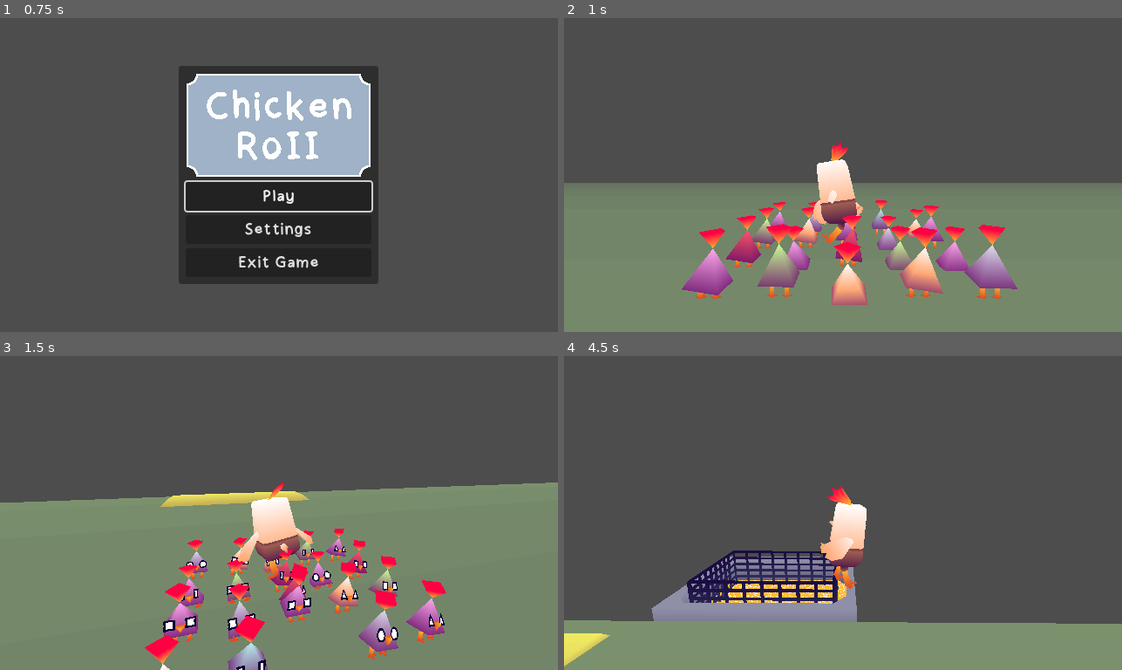
Above: before the commit, frames 1-4 (two rows, left to right).
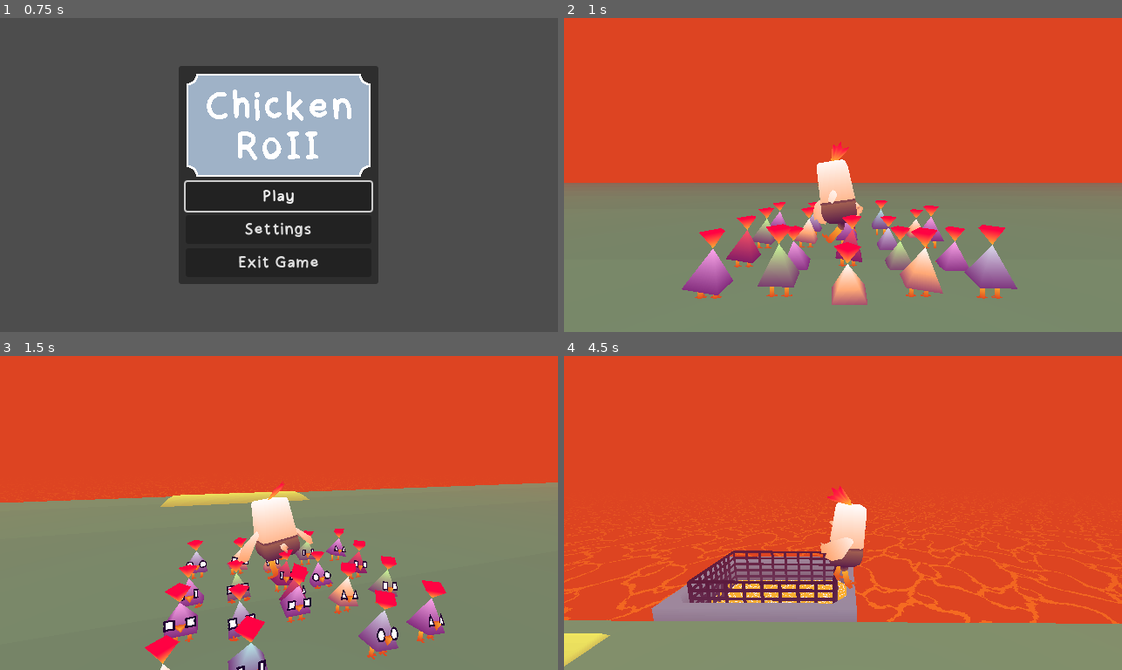
Above: after the commit, the same moments.

Repository: Cucumber-Maki/UoP-2025
Game: Godot game, scene res://scenes/splashScreen/splashScreen.tscn
Same seed, same stepped clock (60 frames per second), same inputs: the game is played once before the commit and once after it.
Inputs (mouse positions are in pixels of both pictures, inside the frame that each line leads up to):
- Up to frame 1 (0.75 s): tap Enter at 0.5 s; move the mouse to (401, 159) at 0.52 s; hold D (player_move_right) from 0.53 s (still down); tap E (player_interact) at 0.6 s
- Up to frame 2 (1 s): keep holding D (player_move_right); tap Space (player_move_jump) at 0.77 s
- Up to frame 3 (1.5 s): move the mouse to (251, 513) at 1.27 s; release D (player_move_right) at 1.28 s; hold W (player_move_forward) from 1.28 s (still down); tap E (player_interact) at 1.35 s
- Up to frame 4 (4.5 s): keep holding W (player_move_forward); tap Space (player_move_jump) at 1.52, 3.02, 3.77 s; move the mouse to (854, 506) at 2.02 s; tap E (player_interact) every 0.75 s from 2.1 to 4.35 s; move the mouse to (837, 519) at 2.77 s; move the mouse to (887, 516) at 3.52 s; move the mouse to (798, 509) at 4.27 s

Frame 1 is identical in both runs. In frame 2, 53% of the frame differs, in the area x 0-100%, y 0-55%; in frame 3, 44%; in frame 4, 80%, in the area x 0-100%, y 0-86%.

Commit message:
feat: Added lava kill plane to level + world environment.

Diff:
--- a/prefabs/level1.tscn
+++ b/prefabs/level1.tscn
@@ -1,73 +1,24 @@
-[gd_scene load_steps=14 format=3 uid="uid://bkt4tb2ftnc8v"]
+[gd_scene load_steps=11 format=3 uid="uid://bkt4tb2ftnc8v"]
 
 [ext_resource type="PackedScene" uid="uid://coqnh8key0bbu" path="res://prefabs/environment/counter.tscn" id="1_mpcyb"]
 [ext_resource type="PackedScene" uid="uid://lyhtk1heeyd5" path="res://prefabs/entities/chickkin.tscn" id="2_cllcc"]
+[ext_resource type="PackedScene" uid="uid://bo0i73h2fwj0w" path="res://prefabs/misc/lava.tscn" id="3_mh6et"]
 [ext_resource type="PackedScene" uid="uid://giawftbpppid" path="res://prefabs/game/fryer.tscn" id="3_r1f7g"]
 [ext_resource type="PackedScene" uid="uid://b8uurrsxlejy8" path="res://prefabs/game/podium.tscn" id="4_3kluf"]
 [ext_resource type="Script" uid="uid://b27olbfhs2ype" path="res://assets/entities/seed/seedManager.gd" id="4_r1f7g"]
 [ext_resource type="PackedScene" uid="uid://xdi604y3e7kt" path="res://prefabs/entities/seed.tscn" id="5_3kluf"]
 [ext_resource type="PackedScene" uid="uid://tepv4ufstxvf" path="res://prefabs/misc/respawn.tscn" id="5_cllcc"]
-[ext_resource type="Script" uid="uid://co7ng0ney70lf" path="res://assets/misc/respawn/kill_collider.gd" id="7_3kluf"]
-[ext_resource type="Shader" uid="uid://eb0mixk7lqid" path="res://assets/misc/respawn/circle_wipe.gdshader" id="7_mh6et"]
+
+[sub_resource type="Environment" id="Environment_mh6et"]
+background_mode = 1
+background_color = Color(0.866667, 0.266667, 0.133333, 1)
+ambient_light_source = 1
+fog_enabled = true
+fog_light_color = Color(0.866667, 0.266667, 0.133333, 1)
+fog_density = 0.004
 
 [sub_resource type="BoxShape3D" id="BoxShape3D_87uf6"]
 size = Vector3(20, 20, 60)
-
-[sub_resource type="WorldBoundaryShape3D" id="WorldBoundaryShape3D_3kluf"]
-
-[sub_resource type="ShaderMaterial" id="ShaderMaterial_4j704"]
-shader = ExtResource("7_mh6et")
-shader_parameter/circle_size = 1.0
-
-[sub_resource type="Animation" id="Animation_4j704"]
-length = 0.001
-tracks/0/type = "value"
-tracks/0/imported = false
-tracks/0/enabled = true
-tracks/0/path = NodePath(".:material:shader_parameter/circle_size")
-tracks/0/interp = 1
-tracks/0/loop_wrap = true
-tracks/0/keys = {
-"times": PackedFloat32Array(0),
-"transitions": PackedFloat32Array(1),
-"update": 0,
-"values": [1.0]
-}
-
-[sub_resource type="Animation" id="Animation_2a8rs"]
-resource_name = "circle_fade"
-tracks/0/type = "value"
-tracks/0/imported = false
-tracks/0/enabled = true
-tracks/0/path = NodePath(".:material:shader_parameter/circle_size")
-tracks/0/interp = 1
-tracks/0/loop_wrap = true
-tracks/0/keys = {
-"times": PackedFloat32Array(0, 0.5, 1),
-"transitions": PackedFloat32Array(1, 1, 1),
-"update": 0,
-"values": [1.0, 0.0, 1.0]
-}
-tracks/1/type = "method"
-tracks/1/imported = false
-tracks/1/enabled = true
-tracks/1/path = NodePath("../..")
-tracks/1/interp = 1
-tracks/1/loop_wrap = true
-tracks/1/keys = {
-"times": PackedFloat32Array(0.5),
-"transitions": PackedFloat32Array(1),
-"values": [{
-"args": [],
-"method": &"respawn_player"
-}]
-}
-
-[sub_resource type="AnimationLibrary" id="AnimationLibrary_4j704"]
-_data = {
-&"RESET": SubResource("Animation_4j704"),
-&"circle_fade": SubResource("Animation_2a8rs")
-}
 
 [node name="Level1" type="Node3D"]
 
@@ -81,7 +32,13 @@
 transform = Transform3D(-1, 0, 8.74228e-08, 0, 1, 0, -8.74228e-08, 0, -1, 0, 0, -15)
 skeleton = NodePath("../..")
 
+[node name="Lava" parent="Game Logic" instance=ExtResource("3_mh6et")]
+transform = Transform3D(1, 0, 0, 0, 1, 0, 0, 0, 1, 0, -44, 0)
+
 [node name="Environment" type="Node" parent="."]
+
+[node name="WorldEnvironment" type="WorldEnvironment" parent="Environment"]
+environment = SubResource("Environment_mh6et")
 
 [node name="Counter" parent="Environment" instance=ExtResource("1_mpcyb")]
 transform = Transform3D(1, 0, 0, 0, 1, 0, 0, 0, 1, 0, -44, 13)
@@ -187,29 +144,4 @@
 transform = Transform3D(1, 0, 0, 0, 1, 0, 0, 0, 1, 0, 0, 19)
 shape = SubResource("BoxShape3D_87uf6")
 
-[node name="Killplane" type="Area3D" parent="." node_paths=PackedStringArray("circle_wipe_animation")]
-transform = Transform3D(1, 0, 0, 0, 1, 0, 0, 0, 1, 0, -9, -30)
-collision_mask = 2
-script = ExtResource("7_3kluf")
-circle_wipe_animation = NodePath("CircleWipeCanvas/CircleWipe/AnimationPlayer")
-
-[node name="CollisionShape3D" type="CollisionShape3D" parent="Killplane"]
-shape = SubResource("WorldBoundaryShape3D_3kluf")
-
-[node name="CircleWipeCanvas" type="CanvasLayer" parent="Killplane"]
-
-[node name="CircleWipe" type="ColorRect" parent="Killplane/CircleWipeCanvas"]
-material = SubResource("ShaderMaterial_4j704")
-anchors_preset = 15
-anchor_right = 1.0
-anchor_bottom = 1.0
-grow_horizontal = 2
-grow_vertical = 2
-color = Color(0, 0, 0, 1)
-
-[node name="AnimationPlayer" type="AnimationPlayer" parent="Killplane/CircleWipeCanvas/CircleWipe"]
-libraries = {
-&"": SubResource("AnimationLibrary_4j704")
-}
-
 [editable path="Game Logic/Podium"]
